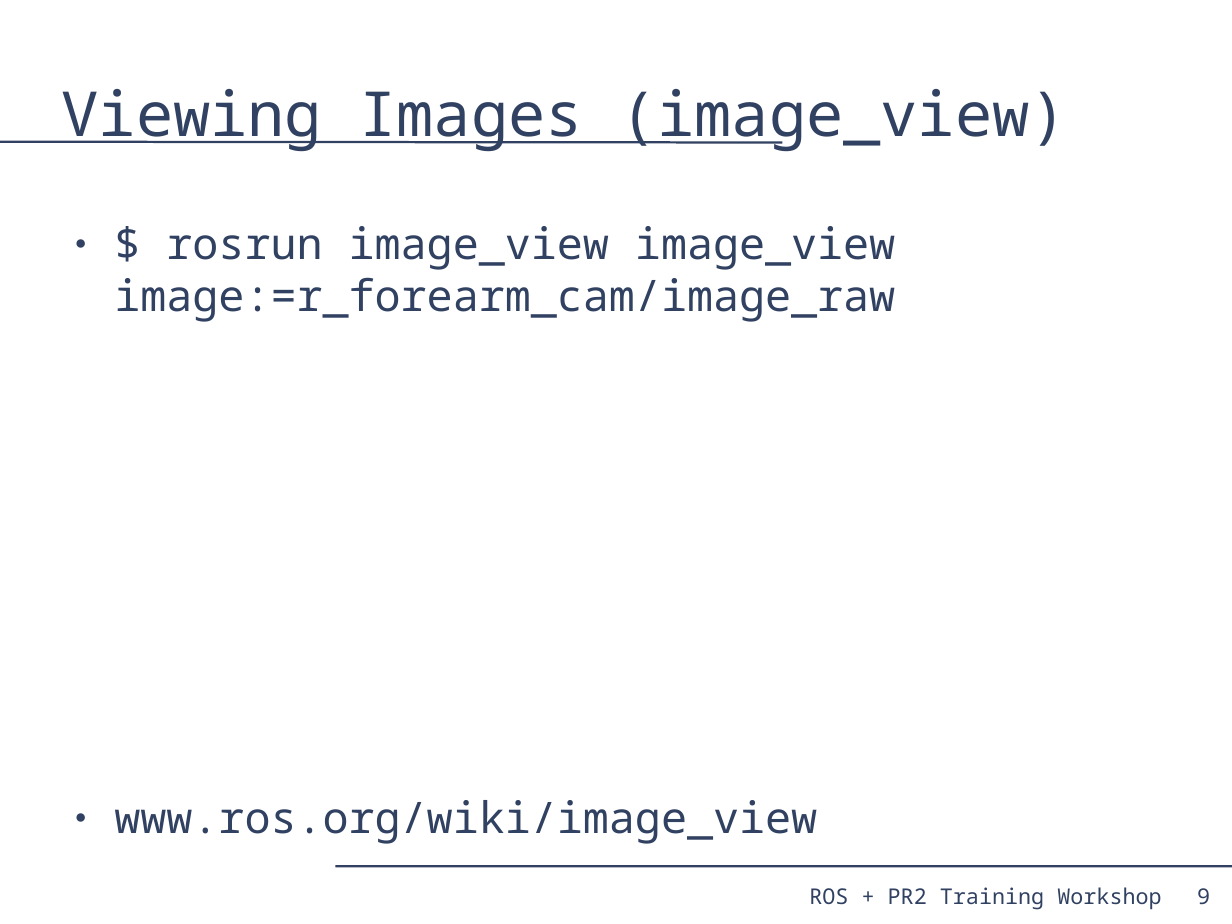
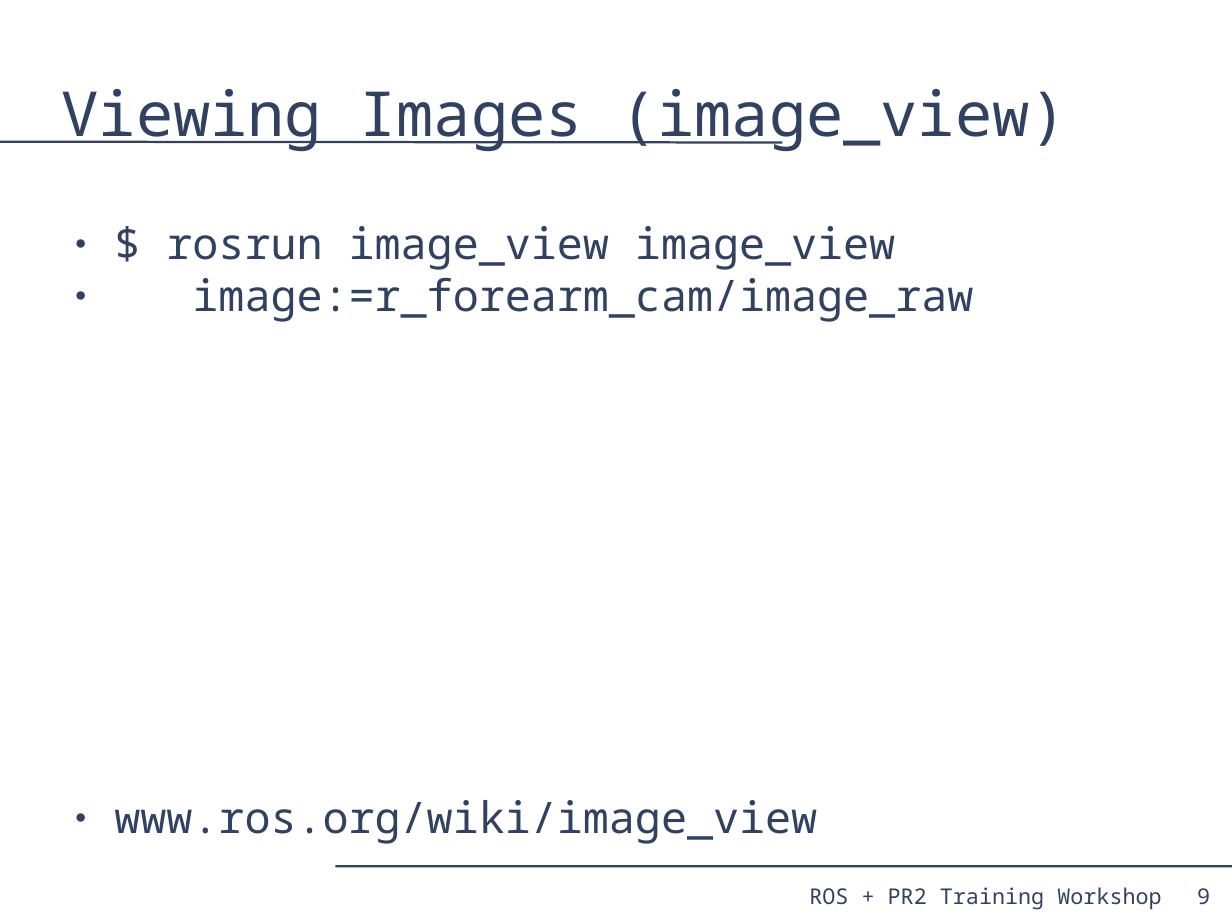
Before and after one commit to PR2/pr2_docs, a slide deck: slide 9 of pr2_training_workshop/processing_camera_data/slides.odp. Drawn at 1232x924 pixels with LibreOffice and Linux fonts; fonts in the diff are those of the drawing. Boxes give left, top, right and bottom in pixels: in the first picture for what was removed or moved away, otherwise in the second. Text is boxed around its words. In the diff, an @@ line names an element or a change of style, - is before the commit and + after.

```diff
--- a/pr2_training_workshop/processing_camera_data/slides.odp
+++ b/pr2_training_workshop/processing_camera_data/slides.odp
@@ text at (166,226,973,322): text changed @@
-● $ rosrun image_view image_view image:=r_forearm_cam/image_raw
+● $ rosrun image_view image_view
+● image:=r_forearm_cam/image_raw
```
Also in this commit, not shown: 5 other slides changed, 1 slide added.
